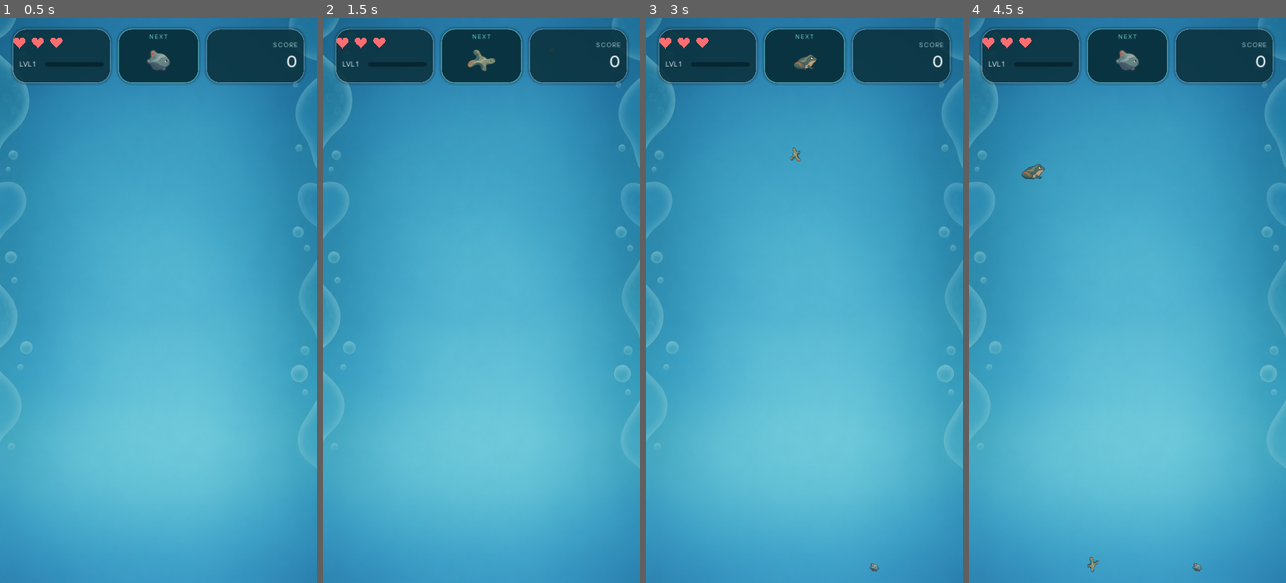
Above: before the commit, frames 1-4 (left to right).
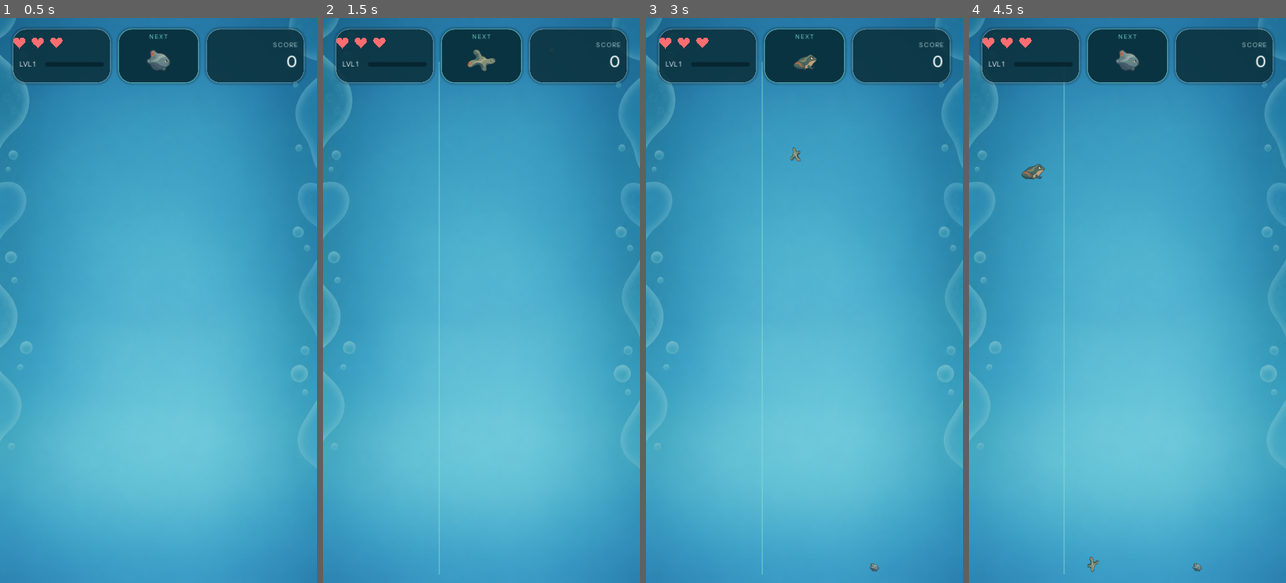
Above: after the commit, the same moments.

Repository: Trend25/Evolution_Game
Game: Godot game, scene res://scenes/Main.tscn
Two runs of this game, one before a commit and one after it. Both use one fixed random seed, a clock stepped at 60 frames per second and the inputs below.
Inputs (mouse positions are in pixels of both pictures, inside the frame that each line leads up to):
- Up to frame 1 (0.5 s): no input
- Up to frame 2 (1.5 s): tap Enter at 0.5 s; move the mouse to (551, 272) at 0.52 s; click (551, 272) at 0.67 s; tap Space at 1.25 s; drag from (418, 328) to (481, 108) at 1.27 s
- Up to frame 3 (3 s): move the mouse to (836, 176) at 2.02 s; click (836, 176) at 2.17 s; drag from (788, 413) to (709, 215) at 2.77 s
- Up to frame 4 (4.5 s): move the mouse to (1222, 385) at 3.52 s; click (1222, 385) at 3.67 s; tap Enter at 4.25 s; drag from (1032, 215) to (1127, 108) at 4.27 s

Frame 1 is identical in both runs. In frame 2, 0.2% of the frame differs, in the area x 36-37%, y 7-99%; in frame 3, 0.2%; in frame 4, 0.2%, in the area x 29-31%, y 11-99%.

Commit message:
feat: add drop aiming and landing feedback
Adds presentation-only aiming/entry feedback to the drop experience.
No changes to collision, physics, score/XP, spawn cooldown, bonus
probability, or merge logic.

- DropAimGuide (scripts/drop_aim_guide.gd), a child of Spawner in
  Main.tscn: a thin (1.6px), low-opacity (0.38) teal vertical guide
  line from the drop point down to the floor. Being a child of
  Spawner, it automatically tracks Spawner's existing horizontal
  clamp (left_bound_x/right_bound_x + HORIZONTAL_MARGIN) with no
  extra position-tracking code, so it can never overflow the play
  field edges. It fades in over ~0.12s when dragging starts and
  hides INSTANTLY (no fade) the moment the organism is dropped, per
  spec. It also force-hides on GameManager.game_over_ready/run_reset
  in case Game Over interrupts a drag mid-gesture (no more input
  events would otherwise reach it to hide it itself).
- DropEntryPop (scripts/drop_entry_pop.gd, scenes/DropEntryPop.tscn):
  a short (~0.26s), small, soft expanding ring -- teal for a normal
  drop, amber for bonus, deliberately smaller/fainter than MergeBurst
  so it never competes with the merge/reward moment. Spawner's own y
  position sits inside the HUD panels' vertical span, so an effect
  played at the literal release point would always render invisibly
  behind the HUD; DropFeedbackManager clamps the effect's y to just
  below the HUD panels' real bottom edge (via the same
  HUDRoot.compute_panel_layout()/SafeArea.get_margins() the other
  toasts already use) -- a visual-only positioning fix, the actual
  drop signal still carries the organism's real computed position
  and is_bonus unchanged.
- DropFeedbackManager (scripts/drop_feedback_manager.gd), a new
  Main.tscn sibling of EffectsLayer (same world-space CanvasLayer=0,
  so it can never render above the HUD): listens for Spawner's new
  organism_dropped signal and spawns exactly one DropEntryPop per
  drop. Clears any still-playing pop immediately on Game Over/Retry.
- Spawner gains two minimal, purely informational signals --
  drag_state_changed(is_dragging) and organism_dropped(position,
  is_bonus) -- emitted from the existing _set_dragging()/
  _drop_current_organism() without touching their cooldown/bonus/
  spawn behavior; they only export state Spawner already computes.

Verified via a real-GL-renderer QA driver (9 behavioral checks + 5
screenshots): guide follows the drag and stays within the play
field's horizontal bounds, disappears the instant an organism is
dropped, normal/bonus/fish-part drops all fire exactly one entry
effect, 10 rapid consecutive drops leave zero leftover guide/pop
nodes, and both Game Over (mid-drag) and Retry leave a fully clean
screen.

Co-Authored-By: Claude Sonnet 5 <noreply@anthropic.com>
Claude-Session: https://claude.ai/code/session_01N9tHsh58i3BaywyNuiTqEg

Diff:
--- /dev/null
+++ b/scenes/DropEntryPop.tscn
@@ -0,0 +1,6 @@
+[gd_scene load_steps=2 format=3]
+
+[ext_resource type="Script" path="res://scripts/drop_entry_pop.gd" id="1_dropentrypop"]
+
+[node name="DropEntryPop" type="Node2D"]
+script = ExtResource("1_dropentrypop")
--- a/scenes/Main.tscn
+++ b/scenes/Main.tscn
@@ -15,6 +15,8 @@
 [ext_resource type="Script" path="res://scripts/next_preview.gd" id="13_nextpreview"]
 [ext_resource type="Script" path="res://scripts/merge_feedback_manager.gd" id="14_mergefeedback"]
 [ext_resource type="PackedScene" path="res://scenes/ChainToast.tscn" id="15_chaintoast"]
+[ext_resource type="Script" path="res://scripts/drop_aim_guide.gd" id="16_dropaimguide"]
+[ext_resource type="Script" path="res://scripts/drop_feedback_manager.gd" id="17_dropfeedback"]
 
 [sub_resource type="RectangleShape2D" id="RectangleShape2D_wall_left"]
 size = Vector2(20, 1280)
@@ -76,10 +78,16 @@
 left_bound_x = 30.0
 right_bound_x = 690.0
 
+[node name="DropAimGuide" type="Node2D" parent="Spawner"]
+script = ExtResource("16_dropaimguide")
+
 [node name="OrganismContainer" type="Node" parent="." groups=["organism_container"]]
 
 [node name="EffectsLayer" type="Node2D" parent="."]
 script = ExtResource("14_mergefeedback")
+
+[node name="DropFeedbackManager" type="Node2D" parent="."]
+script = ExtResource("17_dropfeedback")
 
 [node name="UI_Canvas" type="CanvasLayer" parent="."]
 layer = 10
--- /dev/null
+++ b/scripts/drop_aim_guide.gd
@@ -0,0 +1,76 @@
+extends Node2D
+class_name DropAimGuide
+## DropAimGuide -- feat: add drop aiming and landing feedback. Oyuncu
+## bırakma konumunu SEÇERKEN (Spawner sürüklenirken) fanusun tabanına kadar
+## uzanan ince, yarı şeffaf bir dikey rehber çizgi gösterir. SADECE GÖRSEL:
+## collision/fizik/spawn/cooldown/bonus mantığına HİÇBİR şekilde katılmaz.
+##
+## Spawner'ın KENDİ çocuğu olarak durur (Main.tscn) -- bu yüzden x konumunu
+## AYRICA takip etmeye gerek yoktur: Spawner zaten yatay fanus sınırları
+## içinde (left_bound_x/right_bound_x + HORIZONTAL_MARGIN) hareket eder,
+## rehber otomatik olarak aynı x'te kalır ve asla ekran kenarlarına taşmaz.
+##
+## z_index=3 ile organizmaların ÜSTÜNDE (yığın arkasında kaybolmasın diye)
+## ama HUD (UI_Canvas, CanvasLayer layer=10) HER ZAMAN üstünde kalır çünkü
+## bu düğüm ayrı, world-space bir CanvasLayer'dadır (layer=0, varsayılan).
+
+const LINE_COLOR: Color = Color("#8FE3D2")  # merge_burst.gd NORMAL_RING_COLOR ile aynı yumuşak mint/teal
+const LINE_ALPHA: float = 0.38              # düşük opaklık -- çocuksu parlak/kalın olmasın
+const LINE_WIDTH: float = 1.6               # ince
+const FADE_IN_SECONDS: float = 0.12
+
+# Main.tscn: Environment/Floor üst yüzeyi global y=1260, Spawner global y=100
+# (bkz. merge_burst.gd/qa_driver.gd'deki FLOOR_TOP_Y sabiti ile aynı taban).
+# Spawner'ın YEREL uzayında bu yüzden çizgi 0'dan 1160'a kadar uzanır.
+const LINE_BOTTOM_Y: float = 1160.0
+
+var _fade_tween: Tween = null
+
+func _ready() -> void:
+	z_index = 3
+	visible = false
+	modulate.a = 0.0
+	queue_redraw()
+	var spawner: Node = get_parent()
+	if spawner != null and spawner.has_signal("drag_state_changed"):
+		spawner.drag_state_changed.connect(_on_drag_state_changed)
+	# UC-01 kapsamı dışında bir güvenlik önlemi: oyuncu tam sürükleme
+	# ORTASINDAYKEN Game Over/Retry tetiklenirse (input artık gelmediği için
+	# Spawner bir daha drag_state_changed(false) YAYINLAYAMAZ) rehberin
+	# ekranda asılı kalmaması için doğrudan burada da zorla gizleniyor.
+	GameManager.game_over_ready.connect(_on_force_hide)
+	GameManager.run_reset.connect(_on_force_hide)
+
+func _on_drag_state_changed(is_dragging: bool) -> void:
+	if is_dragging:
+		_show_with_fade_in()
+	else:
+		# Kullanıcı talebi: "Canlı bırakıldığında guide hemen kaybolsun" --
+		# fade YOK, tween ANINDA öldürülür ve çizgi o karede gizlenir.
+		_force_hide_now()
+
+func _show_with_fade_in() -> void:
+	if _fade_tween != null and _fade_tween.is_valid():
+		_fade_tween.kill()
+	visible = true
+	modulate.a = 0.0
+	_fade_tween = create_tween()
+	_fade_tween.tween_property(self, "modulate:a", 1.0, FADE_IN_SECONDS)
+
+func _force_hide_now() -> void:
+	if _fade_tween != null and _fade_tween.is_valid():
+		_fade_tween.kill()
+	visible = false
+	modulate.a = 0.0
+
+## NOT: bu fonksiyon hem game_over_ready(final_stats: Dictionary) hem de
+## run_reset() (parametresiz) sinyaline BAĞLI -- Godot'ta bağlı callable'in
+## parametre sayısı sinyalin gönderdiği argüman sayısıyla TAM eşleşmezse
+## çağrı hiç YAPILMAZ (bkz. merge_burst/chain_toast'ta bulunan ve düzeltilen
+## aynı sınıf hata). Varsayılan değerli opsiyonel parametre iki sinyal
+## imzasıyla da uyumlu olur.
+func _on_force_hide(_final_stats: Dictionary = {}) -> void:
+	_force_hide_now()
+
+func _draw() -> void:
+	draw_line(Vector2.ZERO, Vector2(0.0, LINE_BOTTOM_Y), Color(LINE_COLOR.r, LINE_COLOR.g, LINE_COLOR.b, LINE_ALPHA), LINE_WIDTH, true)
--- /dev/null
+++ b/scripts/drop_entry_pop.gd
@@ -0,0 +1,57 @@
+extends Node2D
+class_name DropEntryPop
+## DropEntryPop -- feat: add drop aiming and landing feedback. Canlı fanusa
+## GİRERKEN (drop anında, gerçek bırakma konumunda) çok kısa ve küçük bir
+## "giriş" geri bildirimi: soluk, hızlı genişleyen bir halka (~0.26s).
+## MergeBurst'ten (ödül/skor anı) BİLİNÇLİ olarak küçük/kısa/soluk tutulur ki
+## görsel ağırlıkça onunla YARIŞMASIN -- yalnızca "az önce buraya bir şey
+## girdi" hissi verir. Collision/fizik/skor/XP/spawn/cooldown/bonus
+## mantığına HİÇBİR şekilde katılmaz: bu script'te CollisionShape,
+## RigidBody, Area vb. hiçbir fizik düğümü yoktur, yalnızca _draw() + Tween.
+## Main.tscn'deki DropFeedbackManager tarafından dinamik olarak instantiate
+## edilip play() çağrılır; kendi tween'i bitince kendini queue_free() ile
+## kaldırır, sahnede kalıcı hiçbir iz bırakmaz.
+
+const DURATION: float = 0.26                  # istenen ~0.2-0.3s aralığının ortası
+const START_RADIUS: float = 6.0
+const END_RADIUS: float = 20.0
+const RING_WIDTH: float = 2.0
+const MAX_ALPHA: float = 0.55                  # MergeBurst'ün 0.85 tepe alfasından bilinçli olarak daha soluk
+
+# merge_burst.gd'deki NORMAL_RING_COLOR/BONUS_RING_COLOR ile AYNI paletten --
+# yeni bir renk icat edilmedi, mevcut normal/bonus dilinin devamı.
+const NORMAL_COLOR: Color = Color("#8FE3D2")
+const BONUS_COLOR: Color = Color("#F6D583")
+
+var _radius: float = START_RADIUS
+var _alpha: float = 0.0
+var _color: Color = NORMAL_COLOR
+
+## Organism.is_bonus, Spawner.organism_dropped sinyalinden ZATEN hesaplanmış
+## haliyle gelir -- burada yeniden hesaplanmaz/kopyalanmaz.
+func play(is_bonus: bool) -> void:
+	z_index = 4  # MergeBurst (z_index=5)'in hemen altında, organizmaların üstünde
+	_color = BONUS_COLOR if is_bonus else NORMAL_COLOR
+	_radius = START_RADIUS
+	_alpha = MAX_ALPHA
+	queue_redraw()
+
+	var tw: Tween = create_tween()
+	tw.set_parallel(true)
+	tw.tween_method(_set_radius, START_RADIUS, END_RADIUS, DURATION).set_ease(Tween.EASE_OUT)
+	tw.tween_method(_set_alpha, MAX_ALPHA, 0.0, DURATION).set_ease(Tween.EASE_IN)
+	# Tek başına DURATION boyunca çalışan bu tween grubu bitince kendini
+	# kaldırır -- ayrı bir SceneTreeTimer/queue_free çağrısına gerek yoktur.
+	tw.finished.connect(queue_free)
+
+func _set_radius(value: float) -> void:
+	_radius = value
+	queue_redraw()
+
+func _set_alpha(value: float) -> void:
+	_alpha = value
+	queue_redraw()
+
+func _draw() -> void:
+	if _alpha > 0.001:
+		draw_arc(Vector2.ZERO, _radius, 0.0, TAU, 48, Color(_color.r, _color.g, _color.b, _alpha), RING_WIDTH, true)
--- /dev/null
+++ b/scripts/drop_feedback_manager.gd
@@ -0,0 +1,54 @@
+extends Node2D
+class_name DropFeedbackManager
+## DropFeedbackManager -- feat: add drop aiming and landing feedback.
+## Main.tscn'de "DropFeedbackManager" olarak, EffectsLayer'ın KARDEŞİ
+## (world-space, aynı CanvasLayer=0) olarak durur. Spawner.organism_dropped
+## sinyalini dinleyen KÜÇÜK bir orkestrator: HER drop'ta tam olarak bir
+## DropEntryPop instantiate eder. Kendisi hiçbir collision/fizik/skor/XP/
+## bonus/spawn/cooldown mantığına KATILMAZ -- yalnızca Spawner tarafından
+## ZATEN hesaplanmış değerleri (position, is_bonus) GÖRSELLEŞTİRİR.
+##
+## Aynı drop için çift efekt riski yoktur: organism_dropped sinyali
+## Spawner._drop_current_organism() içinde her gerçek drop'ta TAM OLARAK
+## bir kez yayınlanır.
+##
+## Game Over/Retry'da hâlâ oynayan (tween'i bitmemiş) efektler HEMEN
+## temizlenir ki ekranda eski bir giriş halkası asılı kalmasın.
+
+const DropEntryPopScene: PackedScene = preload("res://scenes/DropEntryPop.tscn")
+
+@onready var _spawner: Spawner = get_node("../Spawner")
+
+func _ready() -> void:
+	_spawner.organism_dropped.connect(_on_organism_dropped)
+	GameManager.game_over_ready.connect(_clear_active_effects)
+	GameManager.run_reset.connect(_clear_active_effects)
+
+func _on_organism_dropped(world_position: Vector2, is_bonus: bool) -> void:
+	var pop: Node2D = DropEntryPopScene.instantiate()
+	add_child(pop)
+	pop.global_position = Vector2(world_position.x, _visible_min_y(world_position.y))
+	pop.play(is_bonus)
+
+## Spawner'ın y konumu (Main.tscn: 100) HUD panellerinin (üstteki üç kutu)
+## dikey aralığı İÇİNDEDİR -- bu yüzden efekt tam drop konumunda oynatılırsa
+## HUD'un (CanvasLayer=10, her zaman üstte) ARKASINDA tamamen görünmez kalır
+## (organizmanın KENDİSİ de aynı nedenle panelin altına düşene kadar
+## görünmez zaten -- bkz. spawner.gd _prepare_next_organism). Efekt bu yüzden
+## panellerin GERÇEK alt kenarının (HUDRoot ile AYNI merkezi hesap, chain_
+## toast.gd/level_up_toast.gd'nin de kullandığı) hemen altına klemplenir.
+## SADECE efektin GÖRSEL konumunu ayarlar -- dropped.global_position'ın
+## GameManager/organism.gd tarafından hesaplanan GERÇEK değeri, sinyalde
+## ZATEN olduğu gibi taşınmaya devam eder; collision/fizik konumuna dokunmaz.
+func _visible_min_y(drop_y: float) -> float:
+	var layout: Dictionary = HUDRoot.compute_panel_layout(SafeArea.get_margins())
+	var hud_bottom: float = float(layout.get("top", 20.0)) + float(layout.get("height", 124.0))
+	return max(drop_y, hud_bottom + 6.0)
+
+## NOT: bu fonksiyon hem game_over_ready(final_stats: Dictionary) hem de
+## run_reset() (parametresiz) sinyaline BAĞLI -- aynı imza-uyumsuzluğu
+## sınıfından kaçınmak için (bkz. merge_feedback_manager.gd'de bulunan ve
+## düzeltilen hata) varsayılan değerli opsiyonel parametre kullanılır.
+func _clear_active_effects(_final_stats: Dictionary = {}) -> void:
+	for child in get_children():
+		child.queue_free()
--- a/scripts/spawner.gd
+++ b/scripts/spawner.gd
@@ -21,6 +21,14 @@
 const FISH_STAGE_ID: int = 3  # OrganismTypes.STAGES[3] = Balık
 
 signal next_organism_ready(preview_data: Dictionary)  # feat: add dedicated next organism preview -- NEXT UI güncellemesi için
+# feat: add drop aiming and landing feedback -- iki minimal, salt-bilgilendirici
+# sinyal: biri (drag_state_changed) DropAimGuide'ın ne zaman görünür/gizli
+# olacağını, diğeri (organism_dropped) DropFeedbackManager'ın giriş efektini
+# NEREDE ve NORMAL/BONUS mı oynatacağını bildirir. İkisi de sadece Spawner'ın
+# ZATEN yaptığı işin (sürükleme durumu, drop konumu/is_bonus) dışa aktarımıdır --
+# cooldown/bonus/spawn/collision mantığının HİÇBİR parçasını değiştirmez.
+signal drag_state_changed(is_dragging: bool)      # UI/UX rolü: presentation-only aim guide için
+signal organism_dropped(position: Vector2, is_bonus: bool)  # UI/UX rolü: presentation-only giriş efekti için
 
 @export var left_bound_x: float = 0.0
 @export var right_bound_x: float = 720.0
@@ -70,6 +78,7 @@
 ## UC-01 Adım 1/2: Basılı tutma sürüklemeyi başlatır; parmağı/imleci çekme canlıyı düşürür.
 func _set_dragging(pressed: bool, event_position: Vector2) -> void:
 	_is_dragging = pressed
+	drag_state_changed.emit(_is_dragging)  # feat: add drop aiming and landing feedback
 	if pressed:
 		_handle_drag(event_position)
 	else:
@@ -93,6 +102,10 @@
 	dropped.freeze = false
 	dropped.visible = true  # feat: add dedicated next organism preview -- dunya-uzayinda gorunur olma ani TAM burasi
 	dropped.reparent(organism_container)
+	# feat: add drop aiming and landing feedback -- SADECE GÖRSEL giriş efekti
+	# için; collision/spawn/cooldown/bonus mantığına dokunmaz, zaten hesaplanmış
+	# is_bonus'u dışarı taşır.
+	organism_dropped.emit(dropped.global_position, dropped.is_bonus)
 	_cooldown_remaining = DROP_COOLDOWN_SECONDS
 	_prepare_next_organism()
 
